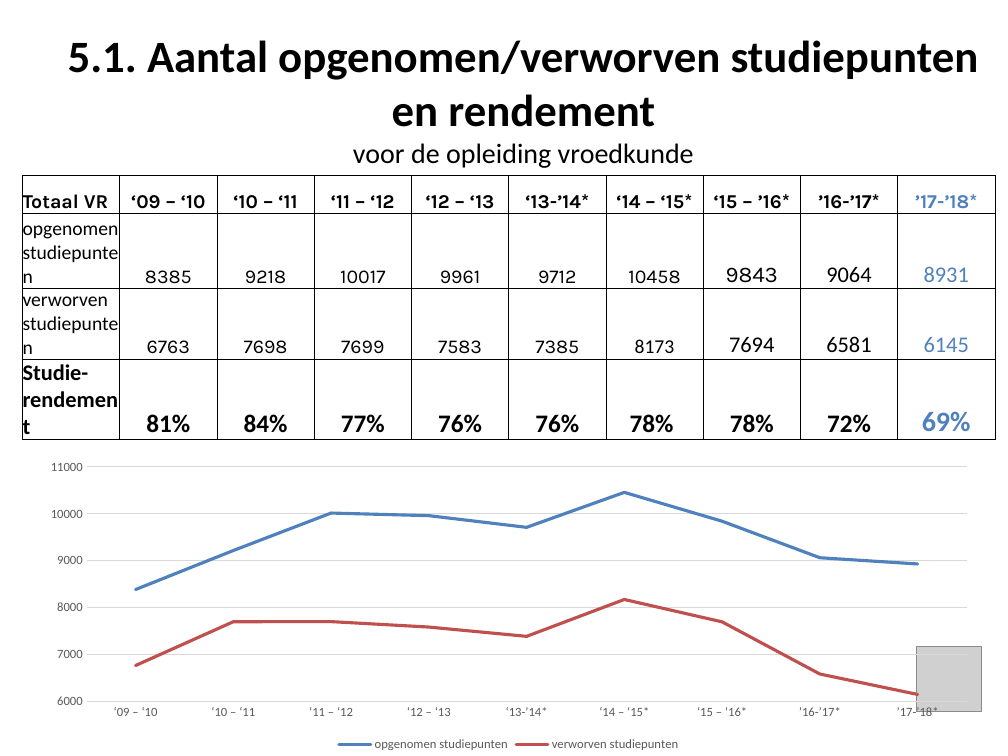
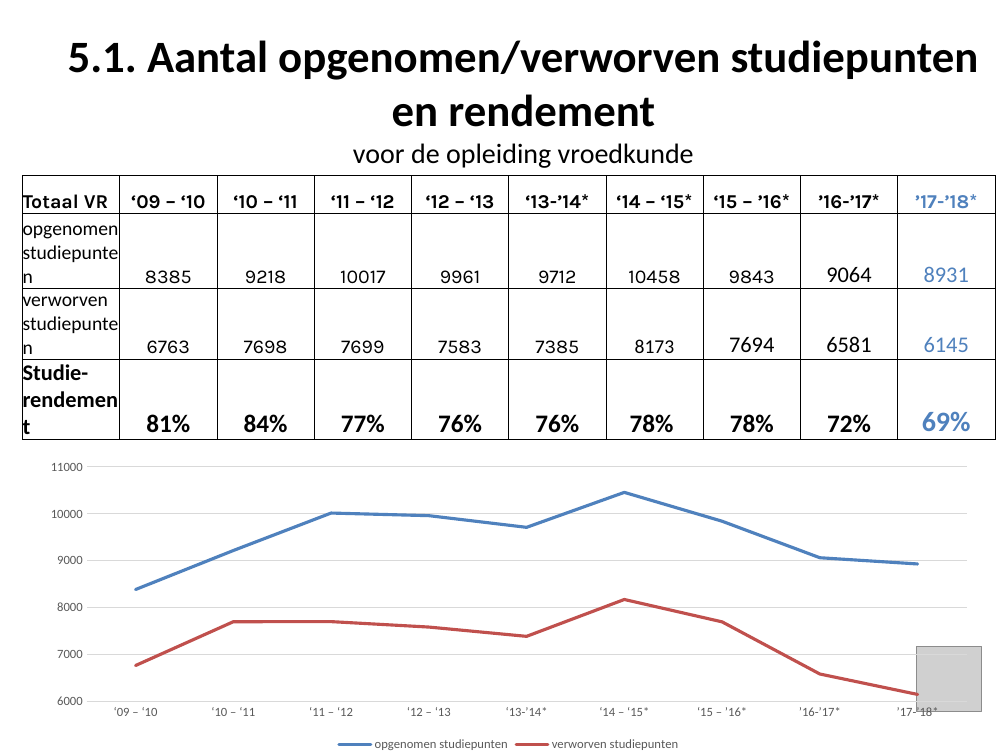
Before and after one commit to JorenSchelkens/GIP, a slide deck: slide 27 of Documentation/Cijferanalyse VRK 2019.pptx. Drawn at 1008x756 pixels with LibreOffice and Linux fonts; fonts in the diff are those of the drawing; grey boxes stand for pictures. Boxes give left, top, right and bottom in pixels: in the first picture for what was removed or moved away, otherwise in the second. Text is boxed around its words. In the diff, an @@ line names an element or a change of style, - is before the commit and + after.

```diff
--- a/Documentation/Cijferanalyse VRK 2019.pptx
+++ b/Documentation/Cijferanalyse VRK 2019.pptx
@@ table at (22,175,990,754) @@
@@ size 16 to 14 pt in "9843" @@
```
Also in this commit, not shown: 5 other files.
